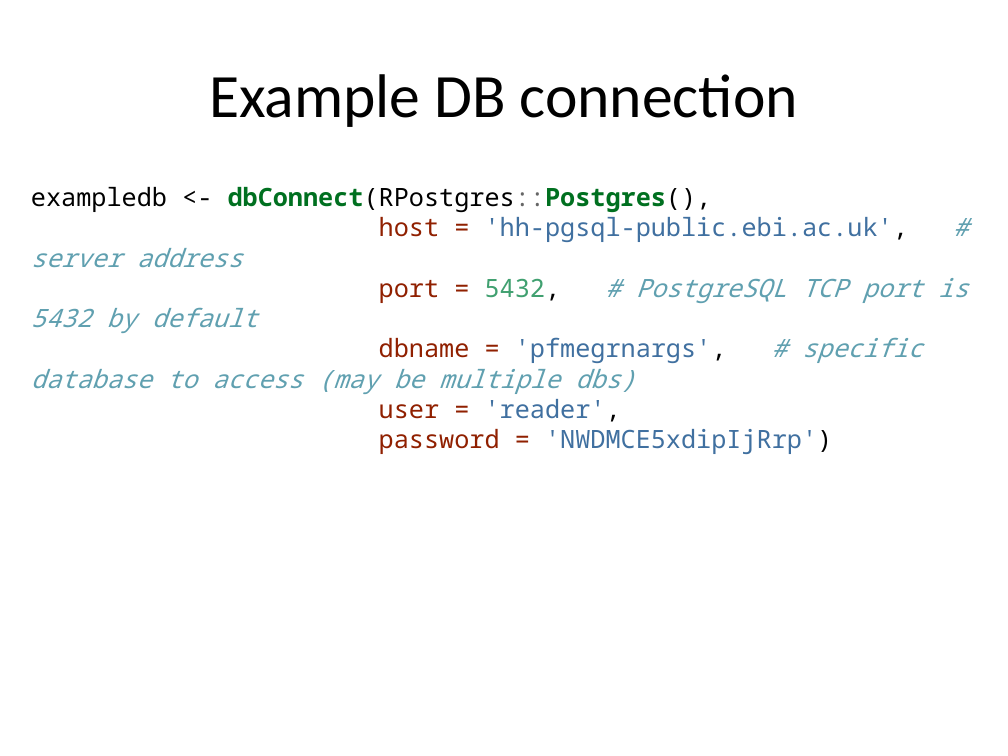
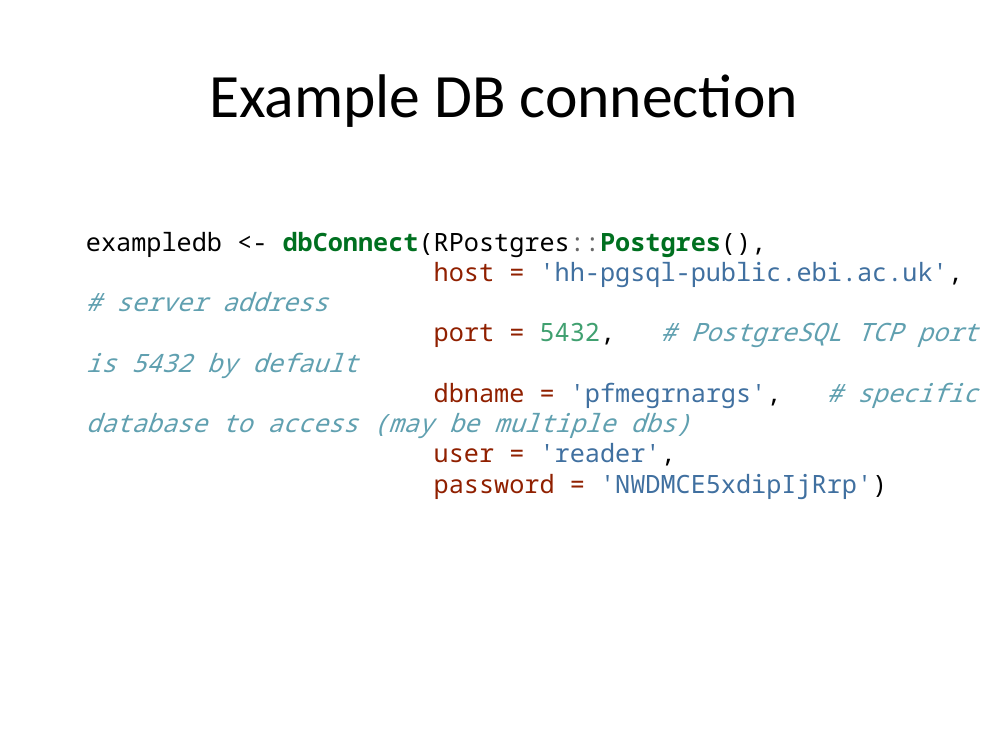
Before and after one commit to pcmathias/MSACL-intermediate-R-course, a slide deck: slide 7 of slides/06---Using-databases.pptx. Drawn at 1008x756 pixels with LibreOffice and Linux fonts; fonts in the diff are those of the drawing. Boxes give left, top, right and bottom in pixels: in the first picture for what was removed or moved away, otherwise in the second. Text is boxed around its words. In the diff, an @@ line names an element or a change of style, - is before the commit and + after.

```diff
--- a/slides/06---Using-databases.pptx
+++ b/slides/06---Using-databases.pptx
@@ text "exampledb <- dbConnect(RPostgres::Postgres(), host = ..." rewrapped from box(31, 187, 968, 454) to box(86, 232, 978, 499) @@
```
Also in this commit, not shown: 6 other slides changed, 3 slides added, 1 other file.
